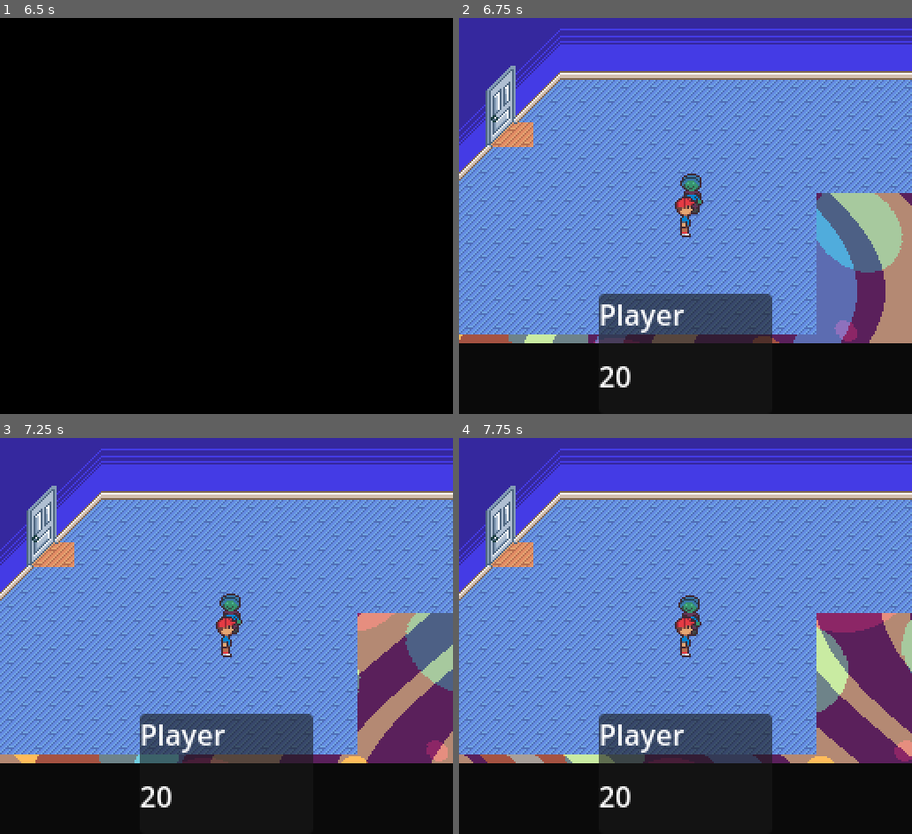
Above: before the commit, frames 1-4 (two rows, left to right).
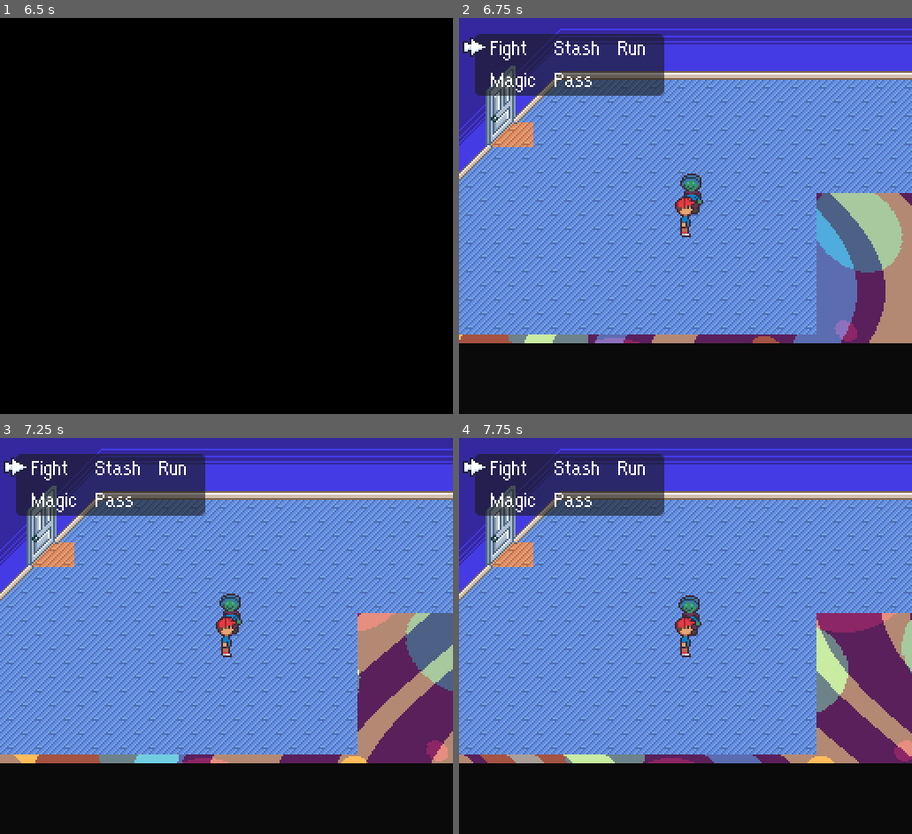
Above: after the commit, the same moments.

Repository: tomspex/gdrpg
Game: Godot game, scene res://scenes/maps/gameplay/test/test_001.tscn
Two runs of this game, one before a commit and one after it. Both use one fixed random seed, a clock stepped at 60 frames per second and the inputs below. This scene is started directly instead of the project's main scene.
Inputs:
- Up to frame 1 (6.5 s): tap Enter at 0.5 s; hold D (right) 0.53-1.28 s; tap E (interact) every 0.75 s from 0.6 to 5.85 s; hold S (down) 1.28-2.03 s; hold D (right) 2.03-2.78 s; hold W (up) 2.78-3.53 s; hold A (left) 3.53-5.03 s; hold S (down) 5.03-5.78 s; hold D (right) from 5.78 s (still down)
- Up to frame 2 (6.75 s): release D (right) at 6.53 s; hold W (up) from 6.53 s (still down); tap E (interact) at 6.6 s
- Up to frame 3 (7.25 s): keep holding W (up)
- Up to frame 4 (7.75 s): release W (up) at 7.28 s; hold D (right) from 7.28 s (still down); tap E (interact) at 7.35 s

Frame 1 is identical in both runs. In frame 2, 12% of the frame differs, in the area x 0-70%, y 4-94%; in frame 3, 12%; in frame 4, 12%.

Commit message:
working on battle gui

Diff:
--- /dev/null
+++ b/scenes/entities/backend/battle_manager/battle_gui_manager.tscn
@@ -0,0 +1,66 @@
+[gd_scene load_steps=4 format=3 uid="uid://byx2b31xqnph7"]
+
+[ext_resource type="Script" path="res://scripts/entities/backend/battle_manager/battle_gui_manager.gd" id="1_670wc"]
+[ext_resource type="Texture2D" uid="uid://crwt7j8frlagq" path="res://sprites/entities/gui/pointer/pointer.png" id="2_rmcka"]
+[ext_resource type="Theme" uid="uid://deelp3asqekct" path="res://themes/global/gui/stdgui.tres" id="2_ueohp"]
+
+[node name="gui_manager" type="CanvasLayer" node_paths=PackedStringArray("pointer_init_parent")]
+script = ExtResource("1_670wc")
+pointer_init_parent = NodePath("action_select/action_select_grid")
+
+[node name="action_select" type="Panel" parent="."]
+offset_left = 9.0
+offset_top = 9.0
+offset_right = 116.0
+offset_bottom = 44.0
+theme = ExtResource("2_ueohp")
+
+[node name="action_select_grid" type="GridContainer" parent="action_select"]
+layout_mode = 1
+anchors_preset = 8
+anchor_left = 0.5
+anchor_top = 0.5
+anchor_right = 0.5
+anchor_bottom = 0.5
+offset_left = -44.5
+offset_top = -15.5
+offset_right = 59.5
+offset_bottom = 20.5
+grow_horizontal = 2
+grow_vertical = 2
+columns = 3
+
+[node name="fight" type="RichTextLabel" parent="action_select/action_select_grid"]
+custom_minimum_size = Vector2(32, 16)
+layout_mode = 2
+size_flags_horizontal = 4
+text = "Fight"
+
+[node name="stash" type="RichTextLabel" parent="action_select/action_select_grid"]
+custom_minimum_size = Vector2(32, 16)
+layout_mode = 2
+size_flags_horizontal = 4
+text = "Stash"
+
+[node name="run" type="RichTextLabel" parent="action_select/action_select_grid"]
+custom_minimum_size = Vector2(32, 16)
+layout_mode = 2
+size_flags_horizontal = 4
+text = "Run"
+
+[node name="magic" type="RichTextLabel" parent="action_select/action_select_grid"]
+custom_minimum_size = Vector2(32, 16)
+layout_mode = 2
+size_flags_horizontal = 4
+text = "Magic"
+
+[node name="pass" type="RichTextLabel" parent="action_select/action_select_grid"]
+custom_minimum_size = Vector2(32, 16)
+layout_mode = 2
+size_flags_horizontal = 4
+text = "Pass"
+
+[node name="pointer" type="TextureRect" parent="."]
+offset_right = 16.0
+offset_bottom = 16.0
+texture = ExtResource("2_rmcka")
--- a/scenes/entities/gui/player/player_battle_gui.tscn
+++ b/scenes/entities/gui/player/player_battle_gui.tscn
@@ -1,4 +1,6 @@
-[gd_scene format=3 uid="uid://ii55pr7tm2uy"]
+[gd_scene load_steps=2 format=3 uid="uid://ii55pr7tm2uy"]
+
+[ext_resource type="Theme" uid="uid://deelp3asqekct" path="res://themes/global/gui/stdgui.tres" id="1_gy4br"]
 
 [node name="player_battle_gui" type="Panel"]
 anchors_preset = 7
@@ -6,19 +8,37 @@
 anchor_top = 1.0
 anchor_right = 0.5
 anchor_bottom = 1.0
-offset_left = -49.0
-offset_top = -68.0
-offset_right = 49.0
+offset_left = -40.5
+offset_top = -52.0
+offset_right = 40.5
+offset_bottom = -18.0
 grow_horizontal = 2
 grow_vertical = 0
 
-[node name="name" type="RichTextLabel" parent="."]
+[node name="grid" type="GridContainer" parent="."]
+custom_minimum_size = Vector2(2, 2)
+layout_mode = 1
+anchors_preset = 15
+anchor_right = 1.0
+anchor_bottom = 1.0
+offset_left = 2.5
+offset_top = 2.0
+offset_right = 2.5
+offset_bottom = 2.0
+grow_horizontal = 2
+grow_vertical = 2
+theme = ExtResource("1_gy4br")
+
+[node name="name" type="RichTextLabel" parent="grid"]
+custom_minimum_size = Vector2(32, 16)
 layout_mode = 2
-offset_right = 96.0
-offset_bottom = 26.0
+size_flags_horizontal = 4
+theme = ExtResource("1_gy4br")
+text = "Name"
 
-[node name="health" type="RichTextLabel" parent="."]
+[node name="health" type="RichTextLabel" parent="grid"]
+custom_minimum_size = Vector2(32, 16)
 layout_mode = 2
-offset_top = 35.0
-offset_right = 97.0
-offset_bottom = 63.0
+size_flags_horizontal = 4
+theme = ExtResource("1_gy4br")
+text = "65535"
--- a/scenes/maps/gameplay/battle/battle_test.tscn
+++ b/scenes/maps/gameplay/battle/battle_test.tscn
@@ -7,6 +7,7 @@
 [ext_resource type="Texture2D" uid="uid://dodd2iq14v4jg" path="res://sprites/maps/gameplay/battle/backgrounds/bg_0.png" id="2_rcv48"]
 [ext_resource type="Texture2D" uid="uid://b0vp51x2m8rma" path="res://sprites/maps/gameplay/battle/backgrounds/bg_1.png" id="3_skt22"]
 [ext_resource type="Shader" path="res://shaders/battle_backgrounds/difficulty_margin.gdshader" id="4_u4fn5"]
+[ext_resource type="PackedScene" uid="uid://byx2b31xqnph7" path="res://scenes/entities/backend/battle_manager/battle_gui_manager.tscn" id="8_ndm1q"]
 
 [sub_resource type="ShaderMaterial" id="ShaderMaterial_g8wud"]
 shader = ExtResource("1_5rncn")
@@ -87,3 +88,5 @@
 [node name="bg_music" type="AudioStreamPlayer" parent="audio_holder"]
 stream = ExtResource("1_tt6qj")
 autoplay = true
+
+[node name="gui_manager" parent="." instance=ExtResource("8_ndm1q")]
--- a/scripts/entities/active/enemy/enemy_battle_logic.gd
+++ b/scripts/entities/active/enemy/enemy_battle_logic.gd
@@ -9,6 +9,6 @@
 
 func battle_turn(allies:Array):
 	var rand_ally = RandomNumberGenerator.new();
-	var ally_index = rand_ally.randi_range(0, len(allies));
+	var ally_index = rand_ally.randi_range(0, len(allies)) - 1; # the subtraction of 1 is to account for how array indexes start at 0
+	print(active_entity.display_name, ": shazam!!");
 	allies[ally_index].hurt();
-	rand_ally.queue_free();
--- a/scripts/entities/active/player/player_battle_logic.gd
+++ b/scripts/entities/active/player/player_battle_logic.gd
@@ -2,24 +2,14 @@
 
 var active_entity:ActiveEntity;
 
-var gui_name:RichTextLabel;
-var gui_health:RichTextLabel;
+@onready var gui_manager:CanvasLayer = $"../../gui_manager";
 
 func initialize(entity:ActiveEntity):
 	active_entity = entity;
 	print(active_entity.display_name, ": go away");
 
-	var gui:CanvasLayer = $"../../gui";
-	var player_gui = load("res://scenes/entities/gui/player/player_battle_gui.tscn");
-	var player_gui_instance = player_gui.instantiate();
-	gui.add_child(player_gui_instance);
-	gui_name = player_gui_instance.get_node("name");
-	gui_health = player_gui_instance.get_node("health");
-	gui_name.text = active_entity.display_name;
-	gui_health.text = str(active_entity.stats.health);
-
 func battle_turn(opponents:Array):
-	print(active_entity.display_name, ": hell yeah");
+	print(active_entity.display_name, ": no thanks. i'll pass");
 
 func hurt():
 	print(active_entity.display_name, ": ow");
--- /dev/null
+++ b/scripts/entities/backend/battle_manager/battle_gui_manager.gd
@@ -0,0 +1,34 @@
+extends CanvasLayer;
+
+@export var pointer_offset = 0;
+@export var pointer_init_parent:Control;
+
+@onready var pointer:TextureRect = $pointer;
+
+var pointer_parent;
+var pointer_index:int;
+
+func _ready():
+	set_pointer_parent(pointer_init_parent);
+	set_pointer_selection(0);
+
+func _process(_delta):
+	var input:Vector2i;
+	if(Input.is_action_just_pressed("up")):
+		input.y -= 1;
+	if(Input.is_action_just_pressed("down")):
+		input.y += 1;
+	if(Input.is_action_just_pressed("left")):
+		input.x -= 1;
+	if(Input.is_action_just_pressed("right")):
+		input.x += 1;
+	if(input):
+		set_pointer_selection(pointer_index + input.x + input.y*pointer_parent.columns);
+
+func set_pointer_parent(control_node)->void:
+	pointer_parent = control_node;
+
+func set_pointer_selection(index:int)->void:
+	pointer_index = index%pointer_parent.get_child_count();
+	var selection_pos = pointer_parent.get_child(pointer_index).position;
+	pointer.set_position(Vector2(selection_pos.x-pointer_offset, selection_pos.y+(pointer.texture.get_size().y/2)));
--- a/scripts/entities/backend/battle_manager/battle_manager.gd
+++ b/scripts/entities/backend/battle_manager/battle_manager.gd
@@ -6,14 +6,11 @@
 var allies:Array;
 var opponents:Array;
 
-func initialize():
-	next_entity_turn();
-
-func next_entity_turn():
+func _process(_delta):
 	var current_entity = entity_holder.get_child(current_entity_index);
 	print(name, ": Starting battler \"", current_entity.active_entity.display_name, "\"'s turn");
 	if(current_entity.active_entity.ally == false):
-		current_entity.battle_turn(allies);
+		await(current_entity.battle_turn(allies));
 	else:
-		current_entity.battle_turn(opponents);
+		await(current_entity.battle_turn(opponents));
 	current_entity_index = (current_entity_index + 1) % entity_holder.get_child_count();
--- a/scripts/global/scene_manager.gd
+++ b/scripts/global/scene_manager.gd
@@ -74,6 +74,3 @@
 		entity_instance.set_script(entities[i].battle_logic);
 		entity_list.add_child(entity_instance);
 		entity_instance.initialize(entities[i]);
-
-
-	battle_manager.initialize();
--- /dev/null
+++ b/themes/global/gui/stdgui.tres
@@ -0,0 +1,8 @@
+[gd_resource type="Theme" load_steps=2 format=3 uid="uid://deelp3asqekct"]
+
+[ext_resource type="FontFile" uid="uid://b3r4xgba8g7ng" path="res://fonts/global/gui/applekid.ttf" id="1_nm0va"]
+
+[resource]
+GridContainer/constants/v_separation = 2
+RichTextLabel/font_sizes/normal_font_size = 16
+RichTextLabel/fonts/normal_font = ExtResource("1_nm0va")
Binary file added: fonts/global/gui/applekid.ttf
Not shown, added: fonts/global/gui/applekid.ttf.import
Not shown: 1 places in scenes/maps/gameplay/battle/battle_test.tscn that only renumber resources
Binary file added: sprites/entities/gui/pointer/pointer.png
Not shown, added: sprites/entities/gui/pointer/pointer.png.import
Not shown, changed: .DS_Store
Not shown, added: fonts/.DS_Store
Not shown, added: fonts/global/.DS_Store
Not shown, added: fonts/global/gui/.DS_Store
